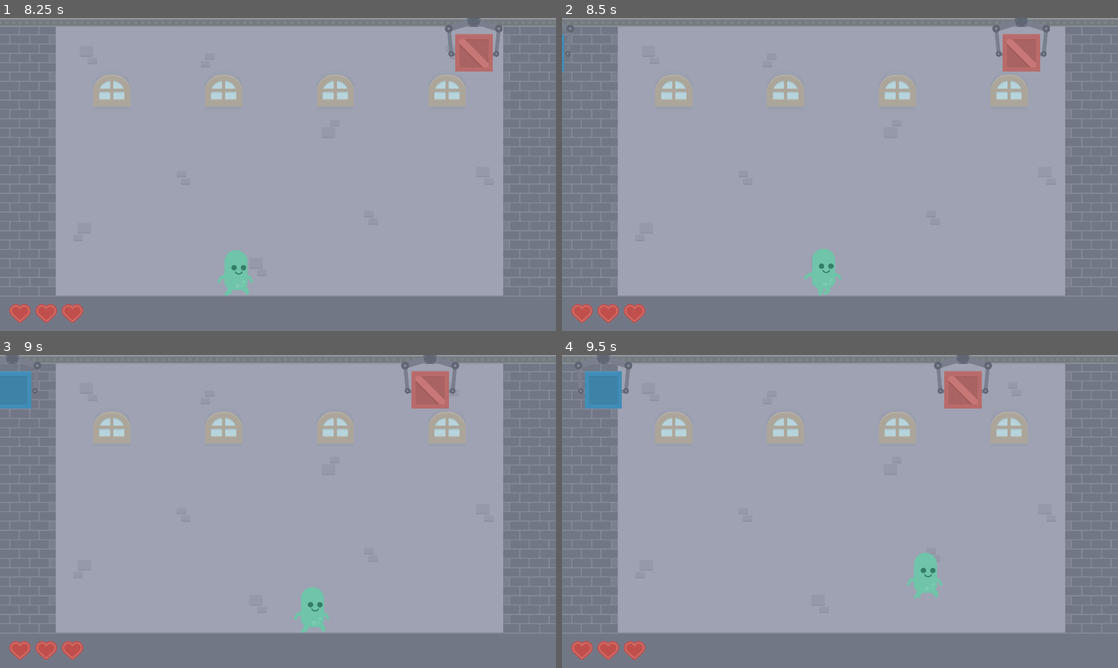
Above: before the commit, frames 1-4 (two rows, left to right).
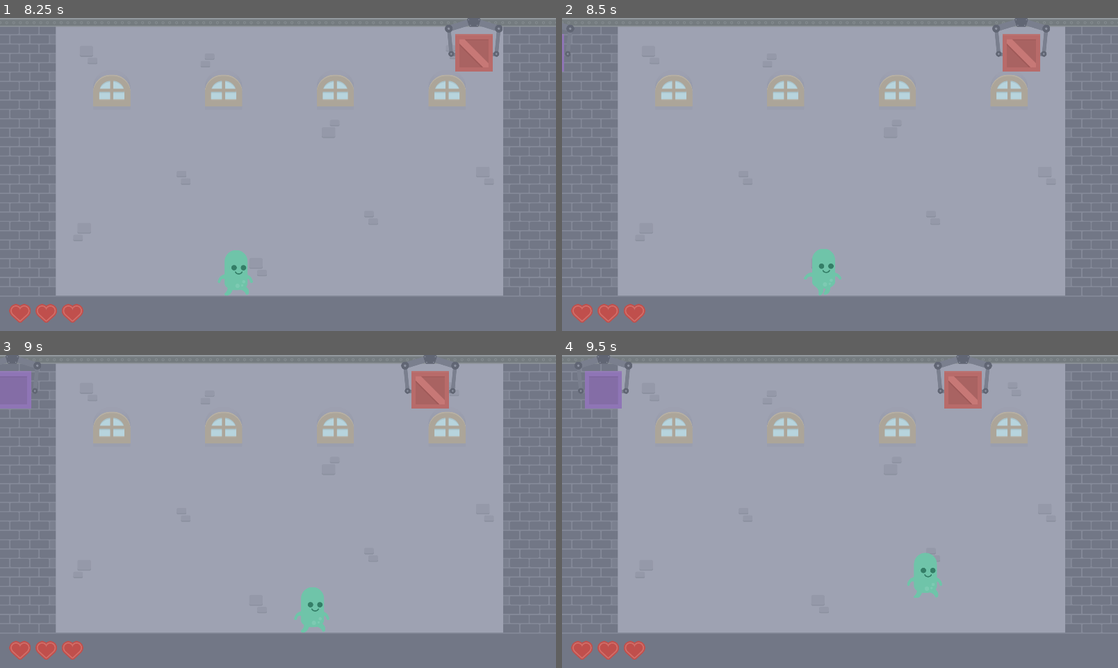
Above: after the commit, the same moments.

Repository: staskozin/stack-attack
Game: Godot game, scene res://scenes/main.tscn
Two runs of this game, one before a commit and one after it. Both use one fixed random seed, a clock stepped at 60 frames per second and the inputs below.
Inputs:
- Up to frame 1 (8.25 s): hold D (input_right) 0.53-2.03 s; tap W (input_up) at 0.77, 1.52, 3.02, 3.77, 4.52, 6.02, 6.77, 7.52 s; hold A (input_left) 2.03-2.78 s; hold D (input_right) 2.78-4.28 s; tap R (restart) at 4.15 s; hold A (input_left) 4.28-5.03 s; hold D (input_right) 5.03-5.78 s; hold A (input_left) 5.78-7.28 s; hold D (input_right) from 7.28 s (still down)
- Up to frame 2 (8.5 s): keep holding D (input_right)
- Up to frame 3 (9 s): keep holding D (input_right)
- Up to frame 4 (9.5 s): keep holding D (input_right); tap W (input_up) at 9.02 s

Frame 1 is identical in both runs. In frame 2, less than 0.1% of the frame differs, in the area x 0-1%, y 5-18%; in frame 3, 0.7%; in frame 4, 0.8%, in the area x 4-11%, y 5-18%.

Commit message:
Добавил заготовку ящика с ХП
Пока этот ящик нельзя пинать когда ХП полные. Это повод еще раз подумать о реализации ящиков. Скорее всего текущую реализацию придется выкинуть, но пока пусть будет.

Diff:
--- /dev/null
+++ b/scenes/box/health_box.tscn
@@ -0,0 +1,12 @@
+[gd_scene load_steps=5 format=3 uid="uid://crjagujktr8hm"]
+
+[ext_resource type="PackedScene" uid="uid://bblfjdph65yk4" path="res://scenes/box/box.tscn" id="1_jhrdb"]
+[ext_resource type="Script" path="res://scripts/health_box.gd" id="2_okw5r"]
+[ext_resource type="Texture2D" uid="uid://byd74ku2wi3g" path="res://assets/sprites/box/health_box.png" id="2_uskdj"]
+[ext_resource type="Texture2D" uid="uid://c3qkarqlmww7y" path="res://assets/sprites/box/brown_piece.png" id="3_egre4"]
+
+[node name="HealthBox" instance=ExtResource("1_jhrdb")]
+script = ExtResource("2_okw5r")
+is_consumable = true
+textures = Array[CompressedTexture2D]([ExtResource("2_uskdj")])
+explosion_texture = ExtResource("3_egre4")
--- a/scripts/box.gd
+++ b/scripts/box.gd
@@ -62,8 +62,7 @@
 func _on_bottom_side_body_entered(body: PhysicsBody2D) -> void:
 	if body.name == "Player" and not player_on_left and not player_on_right:
 		destroy()
-		if body.destroy_timer <= 0.0:
-			body.hit()
+		body.hit()
 
 
 func _on_left_side_body_entered(body: PhysicsBody2D) -> void:
--- /dev/null
+++ b/scripts/health_box.gd
@@ -0,0 +1,26 @@
+extends Box
+
+
+func _ready():
+	super._ready()
+	%BottomSide.body_entered.connect(_on_bottom_side_body_entered)
+	%BottomSide.body_entered.disconnect(_on_any_area_body_entered)
+
+
+func on_consume() -> void:
+	var p: Player = get_tree().get_root().get_node("Main/Player")
+	p.health = 3
+	p.health_changed.emit(3)
+
+
+func _on_any_area_body_entered(body: PhysicsBody2D) -> void:
+	if body.health < 3:
+		super._on_any_area_body_entered(body)
+
+
+func _on_bottom_side_body_entered(body: PhysicsBody2D) -> void:
+	if body.health == 3 \
+	and body.name == "Player" \
+	and not player_on_left \
+	and not player_on_right:
+		destroy()
--- a/scripts/main.gd
+++ b/scripts/main.gd
@@ -54,6 +54,10 @@
 		"object": preload("res://scenes/box/mega_bomb_box.tscn"),
 		"weight": 0.1
 	},
+	{
+		"object": preload("res://scenes/box/health_box.tscn"),
+		"weight": 5
+	},
 ]
 var total_weight: float = 0.0
 
--- a/scripts/player.gd
+++ b/scripts/player.gd
@@ -82,9 +82,9 @@
 func hit() -> void:
 	health -= 1
 	health_changed.emit(health)
-	if health > 0:
+	if destroy_timer <= 0.0 and health > 0:
 		stun()
-	else:
+	elif health <= 0:
 		die()
 
 
Binary file added: assets/sprites/box/health_box.png
Not shown, added: assets/sprites/box/health_box.png.import
